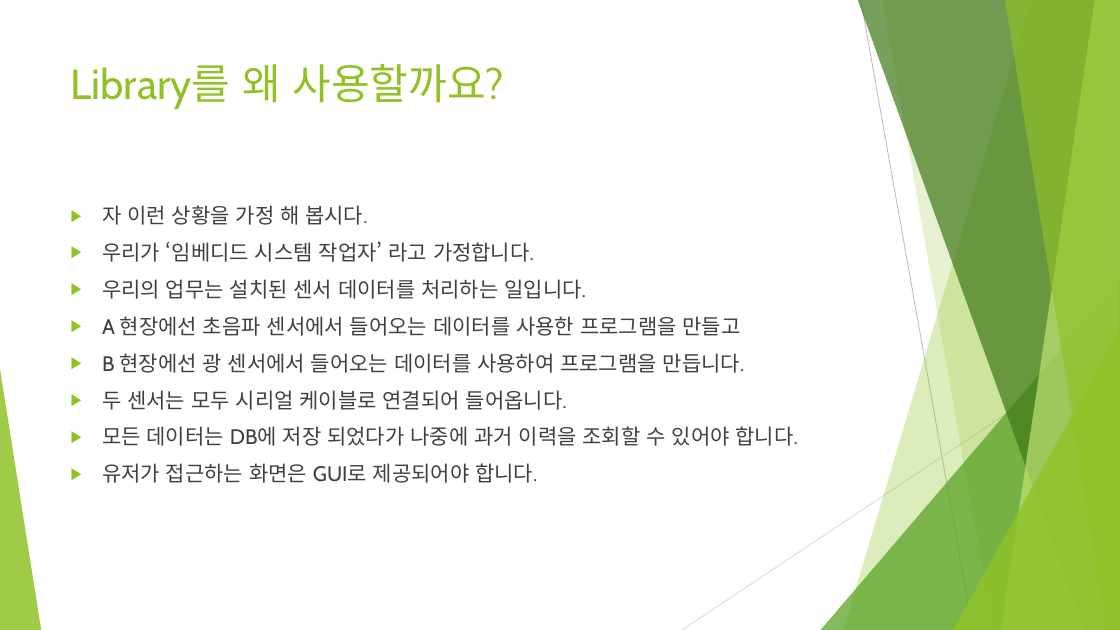
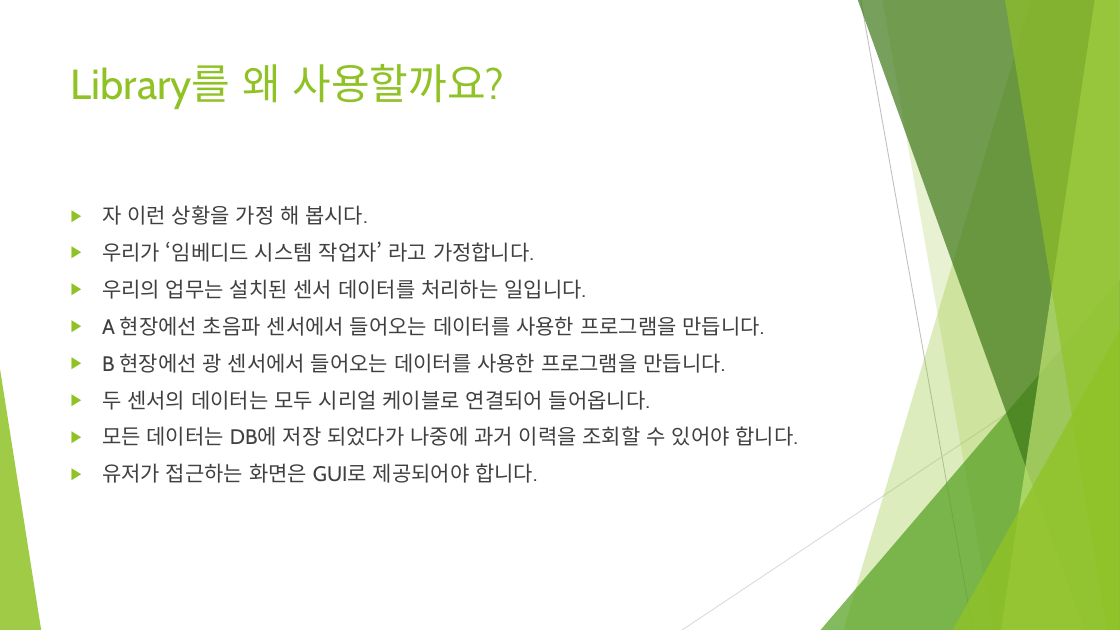
Before and after one commit to EavanKim/LibraryLinkExample, a slide deck: slide 4 of Visual Studio에서 라이브러리 연동하기.pptx. Drawn at 1120x630 pixels with LibreOffice and Linux fonts; fonts in the diff are those of the drawing. Boxes give left, top, right and bottom in pixels: in the first picture for what was removed or moved away, otherwise in the second. Text is boxed around its words. In the diff, an @@ line names an element or a change of style, - is before the commit and + after.

Commit message:
Update Visual Studio에서 라이브러리 연동하기.pptx
문구 수정

```diff
--- a/Visual Studio에서 라이브러리 연동하기.pptx
+++ b/Visual Studio에서 라이브러리 연동하기.pptx
@@ text at bbox=[102, 316, 765, 410]: text changed @@
-▶ A 현장에선 초음파 센서에서 들어오는 데이터를 사용한 프로그램을 만들고
-▶ B 현장에선 광 센서에서 들어오는 데이터를 사용하여 프로그램을 만듭니다.
-▶ 두 센서는 모두 시리얼 케이블로 연결되어 들어옵니다.
+▶ A 현장에선 초음파 센서에서 들어오는 데이터를 사용한 프로그램을 만듭니다.
+▶ B 현장에선 광 센서에서 들어오는 데이터를 사용한 프로그램을 만듭니다.
+▶ 두 센서의 데이터는 모두 시리얼 케이블로 연결되어 들어옵니다.
```
Also in this commit, not shown: 3 other slides changed.
